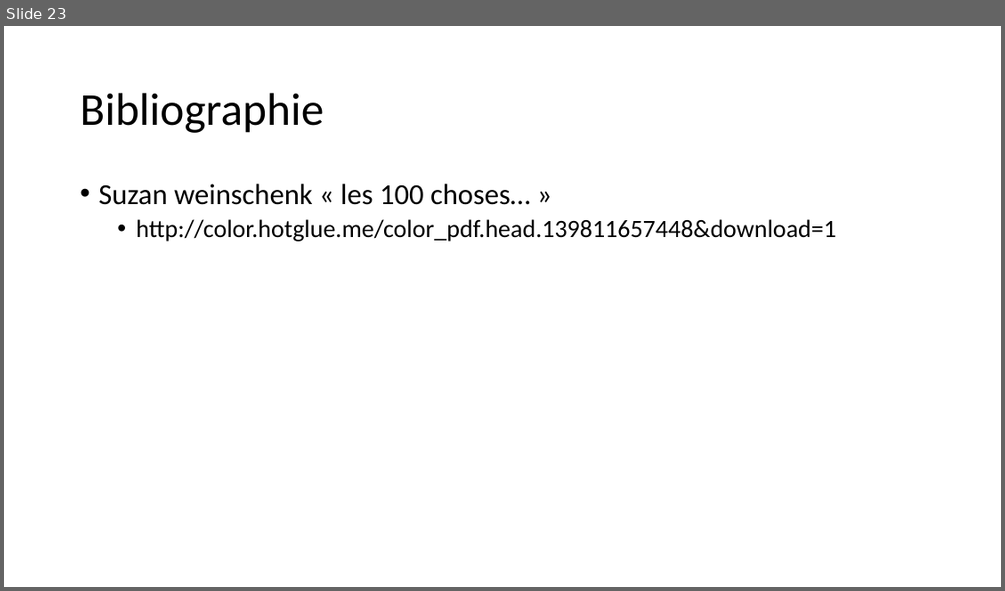
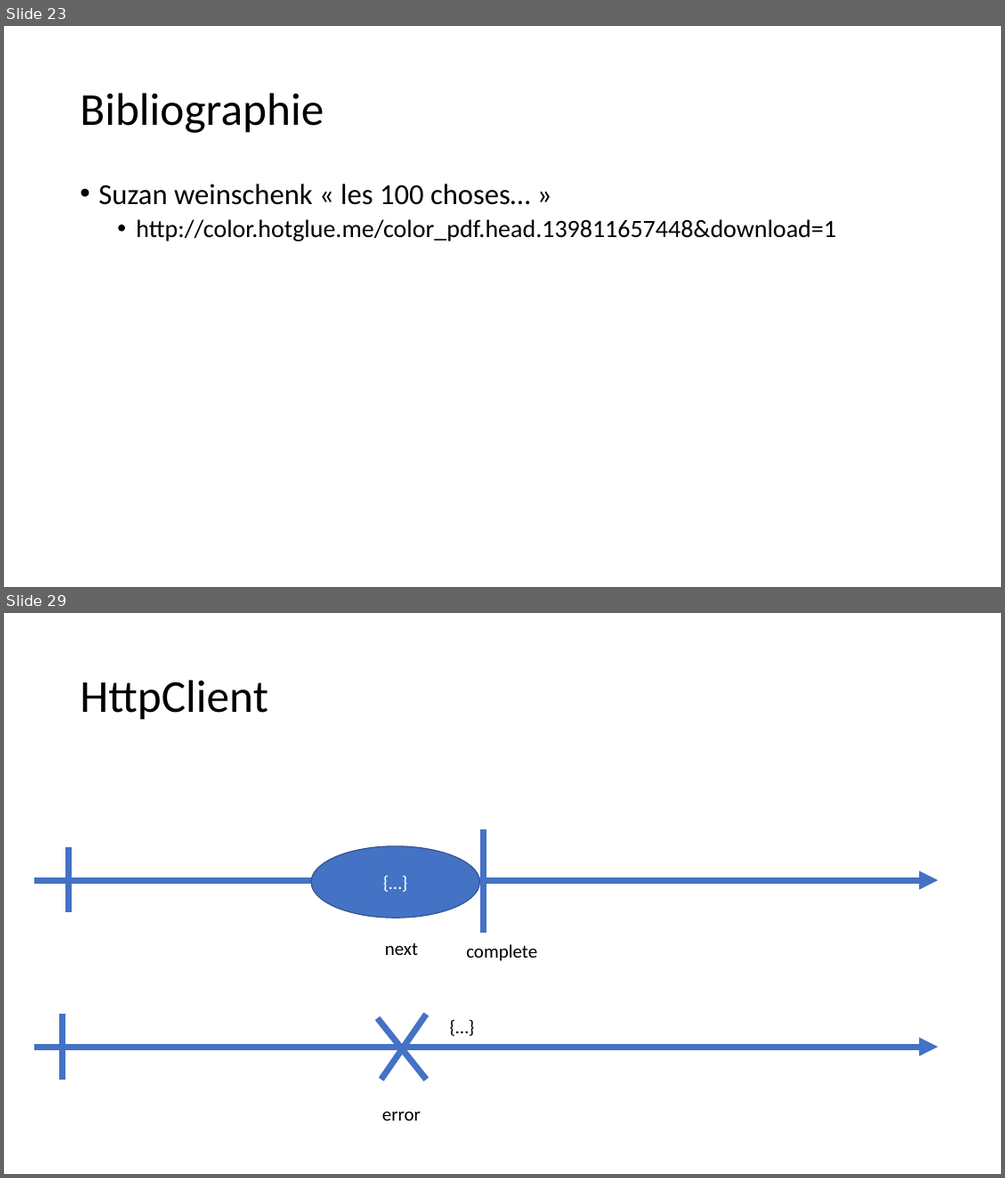
Before and after one commit to jlg-formation/fancv1-mars-21, a slide deck: notes.pptx. Shown one above the other, each under a label of ours: slide 23 before the commit, slides 23 and 29 after it; the slides between them are not shown. The pictures are 1005x591 and 1005x1178 pixels, drawn with LibreOffice and Linux fonts; fonts in the diff are those of the drawing. Boxes give left, top, right and bottom in pixels: in the first picture for what was removed or moved away, otherwise in the second. Text is boxed around its words. In the diff, an @@ line names an element or a change of style, - is before the commit and + after.

```diff
--- a/notes.pptx
+++ b/notes.pptx
@@ slide 29 added at box(4, 613, 1001, 1174), background #FFFFFF @@
@@ title added at box(80, 680, 268, 720), 44 pt, text #000000 @@
+HttpClient
@@ line added from (68, 847) to (68, 912), #4472C4 6 pt @@
@@ ellipse added at box(311, 846, 479, 918), fill #4472C4, outline #325491 1 pt, 18 pt, text #FFFFFF @@
+{…}
@@ line added from (484, 829) to (484, 933), #4472C4 6 pt @@
@@ arrow added from (34, 880) to (938, 880), #4472C4 6 pt @@
@@ text added at box(385, 942, 418, 955), 18 pt, text #000000 @@
+next
@@ text added at box(466, 944, 537, 961), 18 pt, text #000000 @@
+complete
@@ text added at box(442, 1011, 482, 1041), 18 pt, text #000000 @@
+{…}
@@ line added from (63, 1013) to (63, 1079), #4472C4 6 pt @@
@@ line added from (378, 1018) to (427, 1079), #4472C4 6 pt @@
@@ line added from (427, 1013) to (380, 1079), #4472C4 6 pt @@
@@ arrow added from (34, 1046) to (938, 1046), #4472C4 6 pt @@
@@ text added at box(382, 1111, 421, 1120), 18 pt, text #000000 @@
+error
```
Also in this commit, not shown: 2 slides changed, 8 other slides added.
